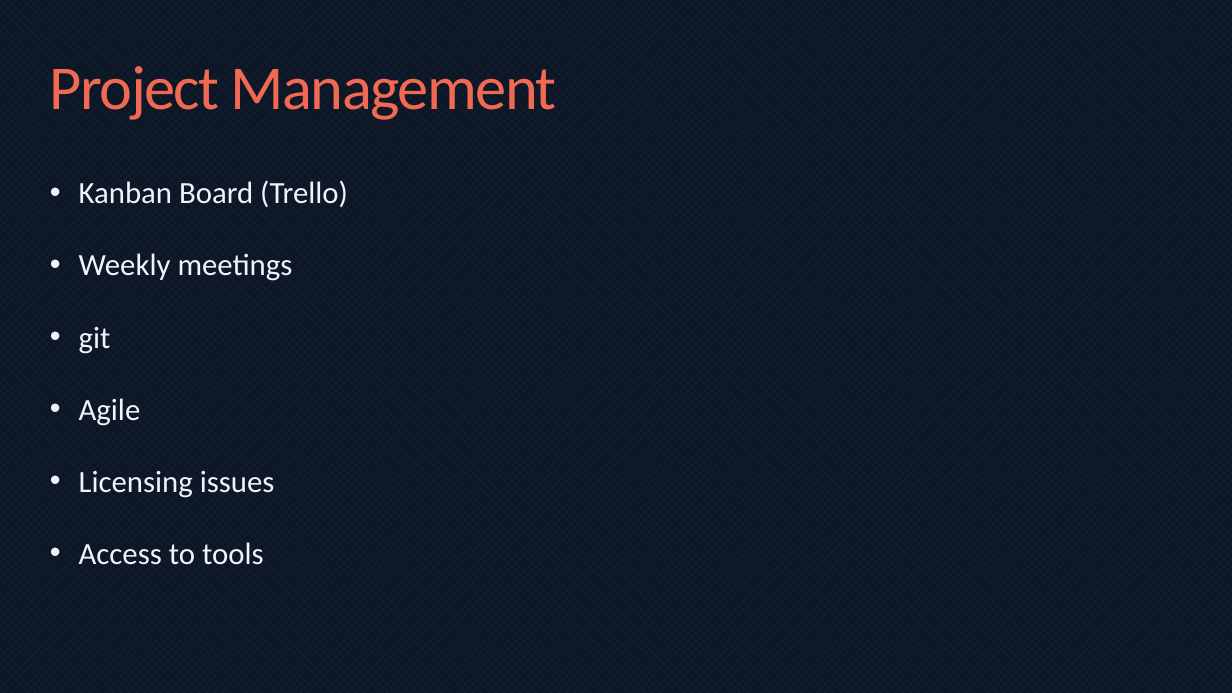
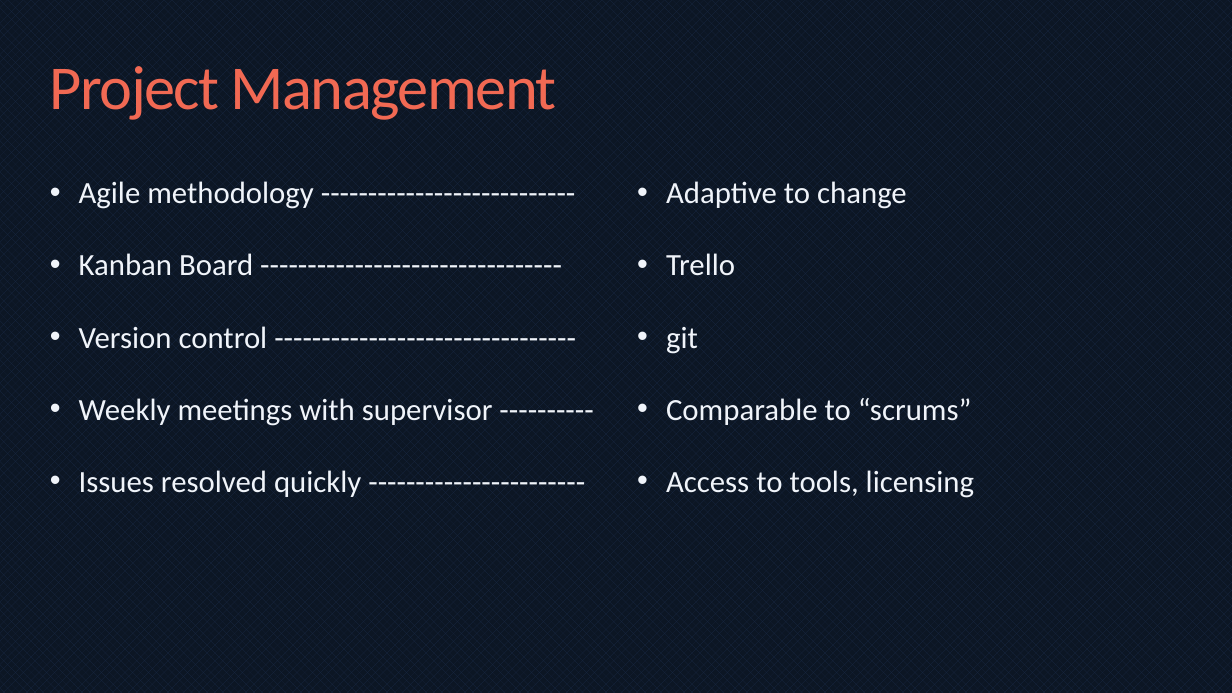
Before and after one commit to bmaximuml/CS351-Reports, a slide deck: slide 17 of Presentation/Network Switch Design on FPGAs.pptx (slide 14 before the commit). Drawn at 1232x693 pixels with LibreOffice and Linux fonts; fonts in the diff are those of the drawing. Boxes give left, top, right and bottom in pixels: in the first picture for what was removed or moved away, otherwise in the second. Text is boxed around its words. In the diff, an @@ line names an element or a change of style, - is before the commit and + after.

```diff
--- a/Presentation/Network Switch Design on FPGAs.pptx
+++ b/Presentation/Network Switch Design on FPGAs.pptx
@@ text at bbox=[79, 181, 493, 497]: text changed @@
-• Kanban Board (Trello)
-• Weekly meetings
-• git
-• Agile
-• Licensing issues
-• Access to tools
+• Agile methodology ---------------------------
+• Kanban Board --------------------------------
+• Version control --------------------------------
+• Weekly meetings with supervisor ----------
+• Issues resolved quickly -----------------------
@@ text added at bbox=[666, 181, 974, 498], 24 pt, text #F0F4FA @@
+• Adaptive to change
+• Trello
+• git
+• Comparable to “scrums”
+• Access to tools, licensing
```
Also in this commit, not shown: 4 other slides changed, 2 slides added, 1 other file.
